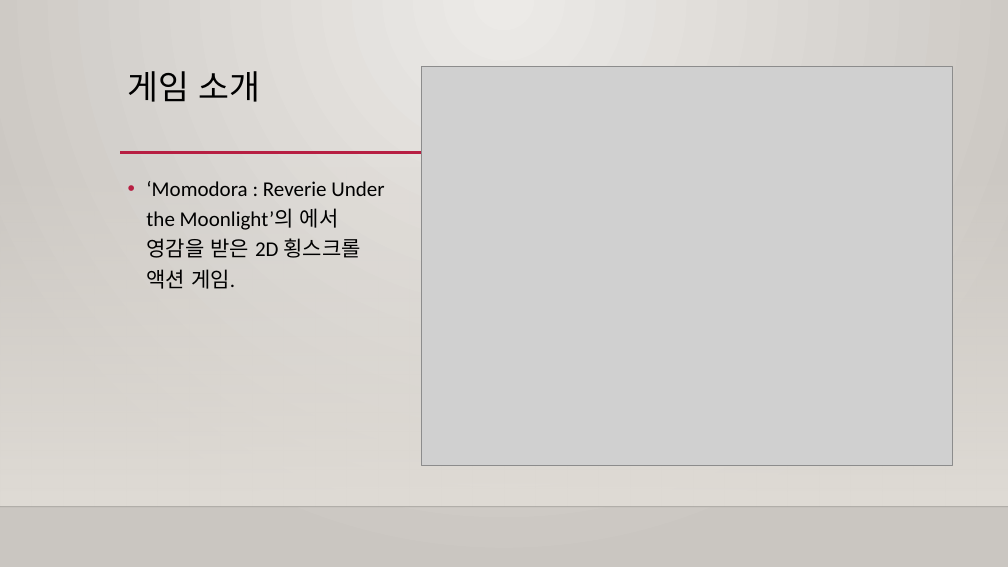
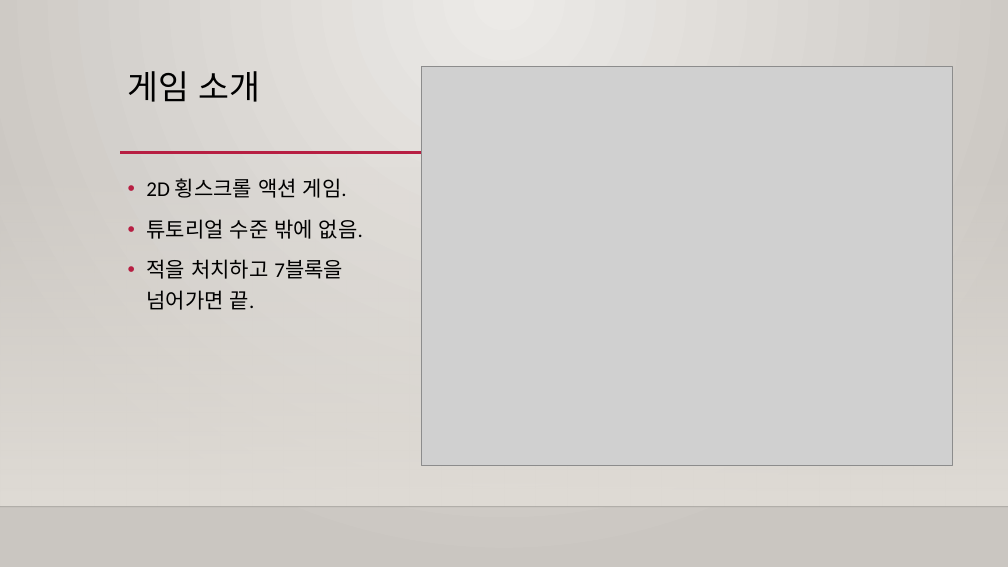
Before and after one commit to UiSai/2D_Game_Project, a slide deck: slide 2 of 2D겜플 최종발표.pptx. Drawn at 1008x567 pixels with LibreOffice and Linux fonts; fonts in the diff are those of the drawing; grey boxes stand for pictures; background and template pictures are left out. Boxes give left, top, right and bottom in pixels: in the first picture for what was removed or moved away, otherwise in the second. Text is boxed around its words. In the diff, an @@ line names an element or a change of style, - is before the commit and + after.

```diff
--- a/2D겜플 최종발표.pptx
+++ b/2D겜플 최종발표.pptx
@@ text at <box>146,178,363,310</box>: text changed @@
-• ‘Momodora : Reverie Under the Moonlight’의 에서 영감을 받은 2D 횡스크롤 액션 게임.
+• 2D 횡스크롤 액션 게임.
+• 튜토리얼 수준 밖에 없음.
+• 적을 처치하고 7블록을 넘어가면 끝.
```
Also in this commit, not shown: 2 other slides changed, 7 other files.
